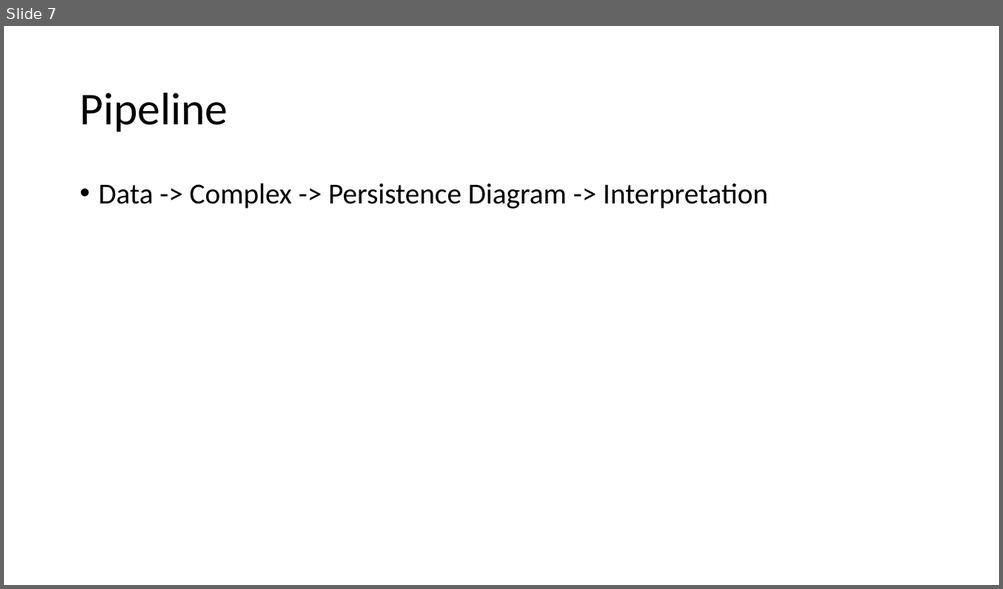
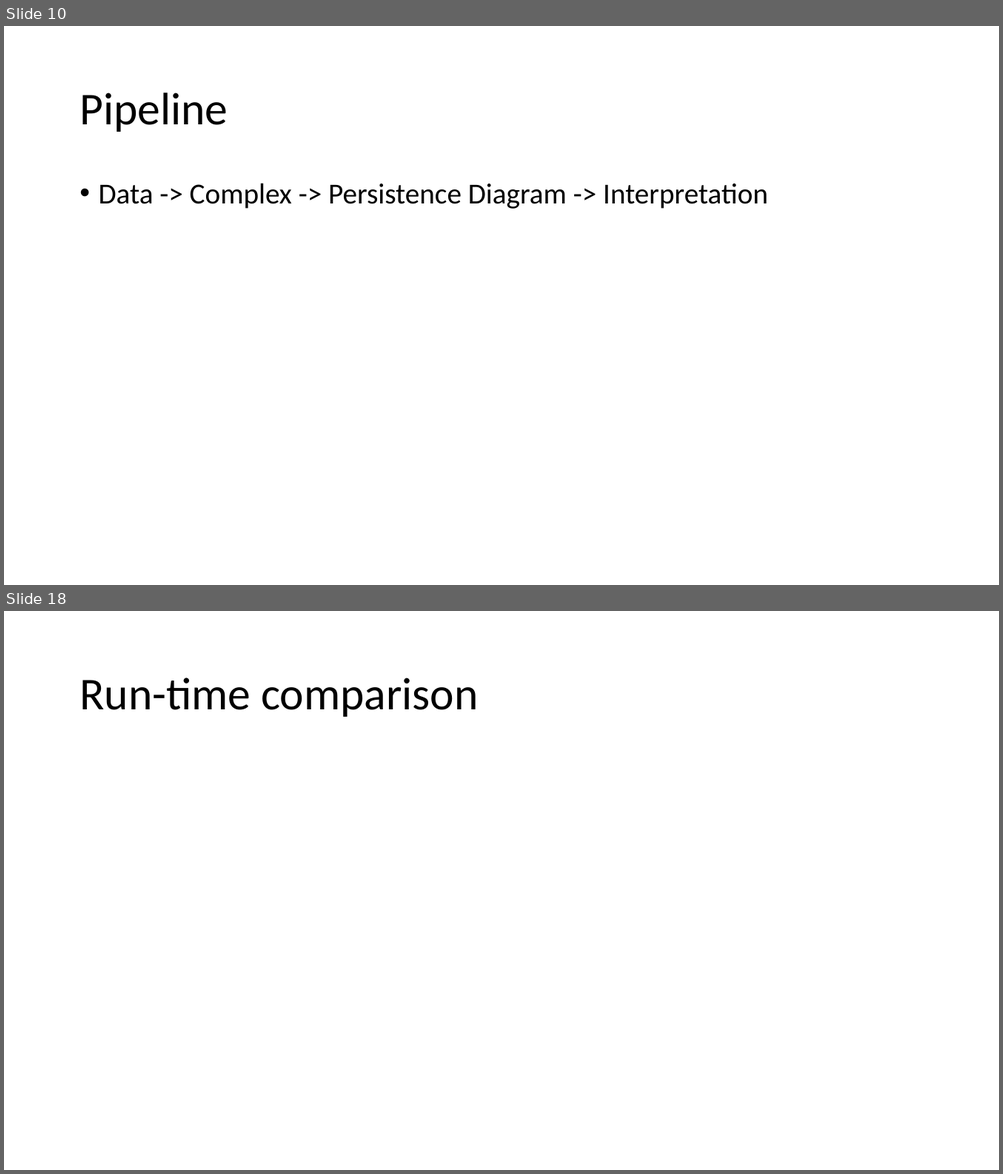
Before and after one commit to amish-mishra/TDA-shape-classification-using-DR, a slide deck: Delaunay-Rips_Paper/Computation_of_Persistent_Homology_Presentation.pptx. Shown one above the other, each under a label of ours: slide 7 before the commit, slides 10 and 18 after it; the slides between them are not shown. The pictures are 1003x589 and 1003x1174 pixels, drawn with LibreOffice and Linux fonts; fonts in the diff are those of the drawing. Boxes give left, top, right and bottom in pixels: in the first picture for what was removed or moved away, otherwise in the second. Text is boxed around its words. In the diff, an @@ line names an element or a change of style, - is before the commit and + after.

```diff
--- a/Delaunay-Rips_Paper/Computation_of_Persistent_Homology_Presentation.pptx
+++ b/Delaunay-Rips_Paper/Computation_of_Persistent_Homology_Presentation.pptx
@@ slide 18 added at <box>4,611,999,1170</box>, background #FFFFFF @@
@@ title added at <box>79,678,478,717</box>, 44 pt, text #000000 @@
+Run-time comparison
@@ what was slide 7 is now slide 10 @@
```
Also in this commit, not shown: 2 slides changed, 27 other slides added, 1 other file.
